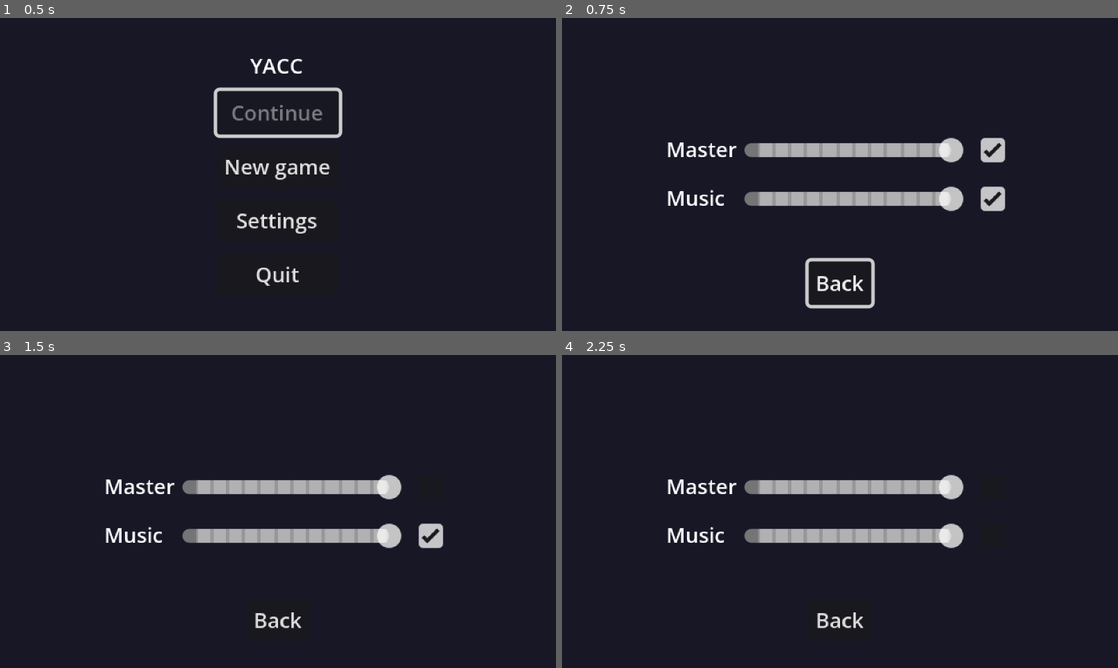
Above: before the commit, frames 1-4 (two rows, left to right).
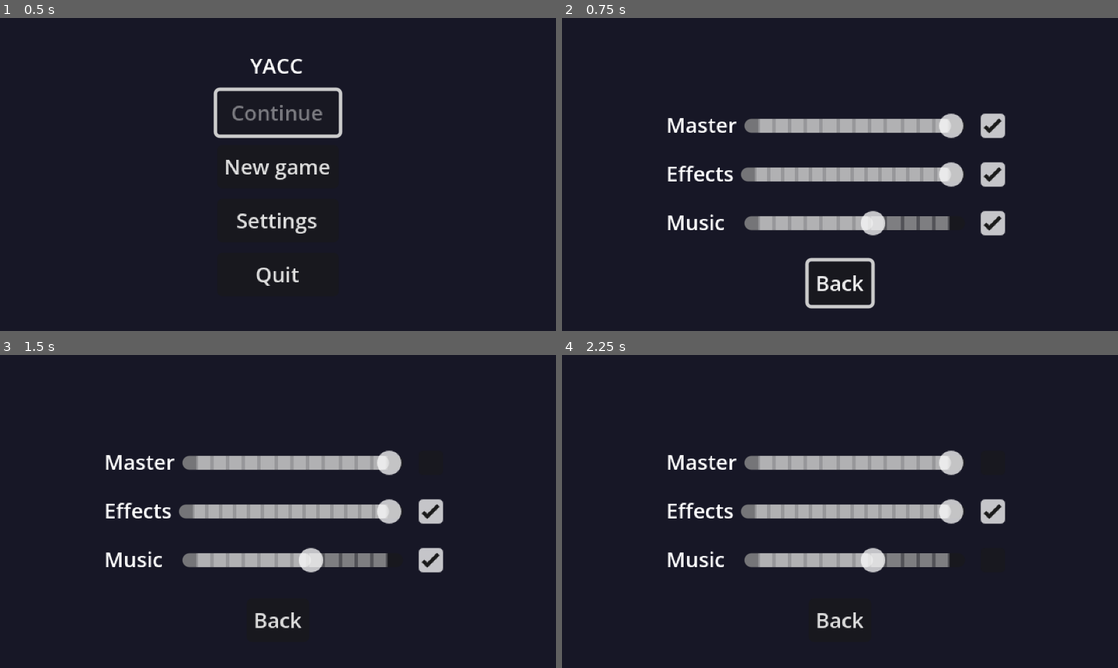
Above: after the commit, the same moments.

Repository: marquesch/yacc
Game: Godot game, scene res://main/main.tscn
Same seed, same stepped clock (60 frames per second), same inputs: the game is played once before the commit and once after it.
Inputs (mouse positions are in pixels of both pictures, inside the frame that each line leads up to; where the layout moved, square brackets give the same spot in the first picture):
- Up to frame 1 (0.5 s): no input
- Up to frame 2 (0.75 s): click "Settings" at 0.5 s
- Up to frame 3 (1.5 s): click (433, 461) [433, 486] at 1.25 s
- Up to frame 4 (2.25 s): click (995, 561) [995, 536] at 2 s

Frame 1 is identical in both runs. In frame 2, 12% of the frame differs, in the area x 19-80%, y 30-70%; in frame 3, 11%; in frame 4, 11%.

Commit message:
Feat/5 add sounds (#9)
* feat(sfx): adding sfx to common actions

* feat(sfx): fixed sounds and create settings menu for effects

* feat(sfx): improved sound effects settings

* feat(sfx): added death sfx

Diff:
--- a/default_bus_layout.tres
+++ b/default_bus_layout.tres
@@ -5,5 +5,11 @@
 bus/1/solo = false
 bus/1/mute = false
 bus/1/bypass_fx = false
-bus/1/volume_db = 0.0
+bus/1/volume_db = -4.964209
 bus/1/send = &"Master"
+bus/2/name = &"SFX"
+bus/2/solo = false
+bus/2/mute = false
+bus/2/bypass_fx = false
+bus/2/volume_db = -0.037172318
+bus/2/send = &"Master"
--- a/entities/player/player.gd
+++ b/entities/player/player.gd
@@ -42,6 +42,8 @@
 const COLOR_NO_DASH := Color(0.9, 0.9, 0.9)
 const COLOR_DASH_READY := Color(0.93, 0.27, 0.27)
 const COLOR_DASH_USED := Color(0.27, 0.55, 0.93)
+
+const RUN_FOOTSTEP_FRAMES := [1, 5]
 
 ## Falling below this y counts as death. Set by `enter_level()`.
 var fall_limit := 240.0
@@ -59,13 +61,24 @@
 
 @onready var _rect: ColorRect = $Body
 @onready var _camera: Camera2D = $Camera2D
+@onready var _sfx: Node = $PlayerSFX
+@onready var _sprite: AnimatedSprite2D = $AnimatedSprite2D
+
+
+func _ready() -> void:
+	_sprite.frame_changed.connect(_on_sprite_frame_changed)
+
+
+func _on_sprite_frame_changed() -> void:
+	if _sprite.animation == "run" and _sprite.frame in RUN_FOOTSTEP_FRAMES:
+		_sfx.footstep()
 
 
 func _physics_process(delta: float) -> void:
 	var direction_input := _read_input()
 	if direction_input.x != 0.0:
 		_facing = int(direction_input.x)
-	$AnimatedSprite2D.flip_h = _facing != 1
+	_sprite.flip_h = _facing != 1
 	var jump_just_pressed := Input.is_action_just_pressed("jump")
 	if jump_just_pressed:
 		_jump_buffer_timer = JUMP_BUFFER_TIME
@@ -76,18 +89,23 @@
 		_dash_step(delta)
 	elif _can_dash and Input.is_action_just_pressed("dash"):
 		_start_dash(direction_input)
+		_sfx.dash()
 	else:
 		_normal_step(delta, direction_input, jump_just_pressed)
 
 	_tick_timers(delta)
+	var was_on_floor := is_on_floor()
 	move_and_slide()
+	if is_on_floor() and not was_on_floor:
+		_sfx.land()
 	var animation := _resolve_animation()
-	$AnimatedSprite2D.play()
-	if animation != $AnimatedSprite2D.animation:
-		$AnimatedSprite2D.animation = animation
+	_sprite.play()
+	if animation != _sprite.animation:
+		_sprite.animation = animation
 
 	_update_color()
 	if global_position.y > fall_limit:
+		_sfx.death()
 		died.emit()
 
 
@@ -193,9 +211,11 @@
 
 func _try_jump(direction: float, jump_just_pressed: bool) -> void:
 	if _jump_buffer_timer > 0.0 and _coyote_timer > 0.0:
+		_sfx.jump()
 		_jump(direction)
 	elif jump_just_pressed and _has_air_jump:
 		# Needs a fresh press, so a jump buffered for landing can't use up the air jump.
+		_sfx.air_jump()
 		_jump(direction)
 		_has_air_jump = false
 
@@ -233,7 +253,7 @@
 	_dash_cooldown = DASH_COOLDOWN
 	_var_jump_timer = 0.0
 	velocity = _dash_direction * DASH_SPD
-	$AnimatedSprite2D.animation = "dash"
+	_sprite.animation = "dash"
 
 
 ## During a dash we ignore input and gravity: the velocity is fixed until the timer ends.
--- a/entities/player/player.tscn
+++ b/entities/player/player.tscn
@@ -18,6 +18,7 @@
 [ext_resource type="Texture2D" uid="uid://d2ich25xf30ay" path="res://assets/sprites/player/run/Run7.png" id="15_wqfne"]
 [ext_resource type="Texture2D" uid="uid://8kreo3s7t4kc" path="res://assets/sprites/player/run/Run8.png" id="16_wnwbv"]
 [ext_resource type="Texture2D" uid="uid://bkl5wu1ps425i" path="res://assets/sprites/player/wallslide/WallSlide1.png" id="17_gl8cc"]
+[ext_resource type="PackedScene" uid="uid://byskfcftxx6u1" path="res://entities/player/sfx/effects.tscn" id="19_we0b7"]
 
 [sub_resource type="RectangleShape2D" id="1"]
 size = Vector2(8, 11)
@@ -148,5 +149,6 @@
 [node name="AnimatedSprite2D" type="AnimatedSprite2D" parent="." unique_id=657291886]
 position = Vector2(0, -2)
 sprite_frames = SubResource("SpriteFrames_uo5s5")
-animation = &"idle"
-frame_progress = 0.40735087
+animation = &"run"
+
+[node name="PlayerSFX" parent="." unique_id=689651622 instance=ExtResource("19_we0b7")]
--- /dev/null
+++ b/entities/player/sfx/effects.gd
@@ -0,0 +1,32 @@
+extends Node
+
+@onready var _jump_sfx: AudioStreamPlayer = $JumpSFX
+@onready var _air_jump_sfx: AudioStreamPlayer = $AirJumpSFX
+@onready var _dash_sfx: AudioStreamPlayer = $DashSFX
+@onready var _land_sfx: AudioStreamPlayer = $LandSFX
+@onready var _footstep: AudioStreamPlayer = $FootstepSFX
+@onready var _death: AudioStreamPlayer = $DeathSFX
+
+
+func jump() -> void:
+	_jump_sfx.play()
+
+
+func air_jump() -> void:
+	_air_jump_sfx.play()
+
+
+func dash() -> void:
+	_dash_sfx.play()
+
+
+func land() -> void:
+	_land_sfx.play()
+
+
+func footstep() -> void:
+	_footstep.play()
+
+
+func death() -> void:
+	_death.play()
--- /dev/null
+++ b/entities/player/sfx/effects.tscn
@@ -0,0 +1,86 @@
+[gd_scene format=3 uid="uid://byskfcftxx6u1"]
+
+[ext_resource type="Script" uid="uid://nhy0pvmhqwbw" path="res://entities/player/sfx/effects.gd" id="1_0xepk"]
+[ext_resource type="AudioStream" uid="uid://lutfhfme5cga" path="res://assets/sfx/player/dash_01.wav" id="2_t6o05"]
+[ext_resource type="AudioStream" uid="uid://3jwgrjamgwpx" path="res://assets/sfx/player/jump.wav" id="3_g8uj8"]
+[ext_resource type="Script" uid="uid://bp1m1vkvm3ikh" path="res://entities/player/sfx/player_sfx.gd" id="3_t6o05"]
+[ext_resource type="AudioStream" uid="uid://c0420lbbfl7yw" path="res://assets/sfx/player/air_jump.wav" id="4_mcmlt"]
+[ext_resource type="AudioStream" uid="uid://bomd8jmjlh7xt" path="res://assets/sfx/player/land.wav" id="5_h4x4k"]
+[ext_resource type="AudioStream" uid="uid://fsmwakfypn6a" path="res://assets/sfx/player/footstep.wav" id="6_sgcfr"]
+[ext_resource type="AudioStream" uid="uid://b33mwemhl7bn5" path="res://assets/sfx/player/death.wav" id="8_g8uj8"]
+
+[sub_resource type="AudioStreamRandomizer" id="AudioStreamRandomizer_efkbf"]
+random_pitch = 1.4983071
+random_volume_offset_db = 2.0
+streams_count = 1
+stream_0/stream = ExtResource("2_t6o05")
+
+[sub_resource type="AudioStreamRandomizer" id="AudioStreamRandomizer_afg2n"]
+random_pitch = 1.4983071
+random_volume_offset_db = 2.0
+streams_count = 1
+stream_0/stream = ExtResource("3_g8uj8")
+
+[sub_resource type="AudioStreamRandomizer" id="AudioStreamRandomizer_iqt5v"]
+random_pitch = 1.4983071
+random_volume_offset_db = 2.0
+streams_count = 1
+stream_0/stream = ExtResource("4_mcmlt")
+
+[sub_resource type="AudioStreamRandomizer" id="AudioStreamRandomizer_uqrtp"]
+random_pitch = 1.4983071
+random_volume_offset_db = 2.0
+streams_count = 1
+stream_0/stream = ExtResource("5_h4x4k")
+
+[sub_resource type="AudioStreamRandomizer" id="AudioStreamRandomizer_2cwgi"]
+random_pitch = 1.4983071
+random_volume_offset_db = 2.0
+streams_count = 1
+stream_0/stream = ExtResource("6_sgcfr")
+
+[sub_resource type="AudioStreamRandomizer" id="AudioStreamRandomizer_uo5s5"]
+streams_count = 1
+stream_0/stream = ExtResource("8_g8uj8")
+
+[node name="PlayerSoundEffects" type="Node" unique_id=1045732730]
+script = ExtResource("1_0xepk")
+
+[node name="DashSFX" type="AudioStreamPlayer" parent="." unique_id=154174900]
+stream = SubResource("AudioStreamRandomizer_efkbf")
+max_polyphony = 2
+bus = &"SFX"
+script = ExtResource("3_t6o05")
+metadata/_custom_type_script = "uid://bp1m1vkvm3ikh"
+
+[node name="JumpSFX" type="AudioStreamPlayer" parent="." unique_id=2146183016]
+stream = SubResource("AudioStreamRandomizer_afg2n")
+max_polyphony = 2
+bus = &"SFX"
+script = ExtResource("3_t6o05")
+metadata/_custom_type_script = "uid://bp1m1vkvm3ikh"
+
+[node name="AirJumpSFX" type="AudioStreamPlayer" parent="." unique_id=1497577083]
+stream = SubResource("AudioStreamRandomizer_iqt5v")
+max_polyphony = 2
+bus = &"SFX"
+script = ExtResource("3_t6o05")
+metadata/_custom_type_script = "uid://bp1m1vkvm3ikh"
+
+[node name="LandSFX" type="AudioStreamPlayer" parent="." unique_id=103519306]
+stream = SubResource("AudioStreamRandomizer_uqrtp")
+bus = &"SFX"
+script = ExtResource("3_t6o05")
+metadata/_custom_type_script = "uid://bp1m1vkvm3ikh"
+
+[node name="FootstepSFX" type="AudioStreamPlayer" parent="." unique_id=1037438276]
+stream = SubResource("AudioStreamRandomizer_2cwgi")
+bus = &"SFX"
+script = ExtResource("3_t6o05")
+metadata/_custom_type_script = "uid://bp1m1vkvm3ikh"
+
+[node name="DeathSFX" type="AudioStreamPlayer" parent="." unique_id=1247394656]
+stream = SubResource("AudioStreamRandomizer_uo5s5")
+script = ExtResource("3_t6o05")
+base_volume_db = 0.0
+metadata/_custom_type_script = "uid://bp1m1vkvm3ikh"
--- /dev/null
+++ b/entities/player/sfx/player_sfx.gd
@@ -0,0 +1,19 @@
+class_name PlayerSFX
+extends AudioStreamPlayer
+
+@export_group("Volume")
+@export var base_volume_db: float = -20.0
+@export var random_volume_offset_db: float = 2.0
+
+@export_group("Pitch")
+@export var random_pitch_semitones: float = 6.0
+
+
+func _ready() -> void:
+	volume_db = base_volume_db
+	bus = "SFX"
+
+	if stream is AudioStreamRandomizer:
+		var randomizer := stream as AudioStreamRandomizer
+		randomizer.random_volume_offset_db = random_volume_offset_db
+		randomizer.random_pitch_semitones = random_pitch_semitones
--- a/ui/settings/settings_menu.gd
+++ b/ui/settings/settings_menu.gd
@@ -3,43 +3,36 @@
 
 signal back_button_pressed
 
-@onready var _master_slider: HSlider = %MasterBusSlider
-@onready var _master_enable_check_box: CheckBox = %MasterBusActiveBox
-@onready var _master_bus_idx: int = AudioServer.get_bus_index("Master")
-@onready var _music_slider: HSlider = %MusicBusSlider
-@onready var _music_enable_check_box: CheckBox = %MusicBusActiveBox
-@onready var _music_bus_idx: int = AudioServer.get_bus_index("Music")
+const AUDIO_BUS_NAMES: Array[String] = ["Master", "SFX", "Music"]
+
 @onready var _back_button: Button = $BackButton
 
 
 func _ready() -> void:
-	_master_slider.value = AudioServer.get_bus_volume_linear(_master_bus_idx)
-	_master_slider.value_changed.connect(_on_master_slider_value_changed)
-	_master_enable_check_box.button_pressed = not AudioServer.is_bus_mute(_master_bus_idx)
-	_master_enable_check_box.toggled.connect(_on_master_enable_check_box_pressed)
-	_music_slider.value = AudioServer.get_bus_volume_linear(_music_bus_idx)
-	_music_slider.value_changed.connect(_on_music_slider_value_changed)
-	_music_enable_check_box.button_pressed = not AudioServer.is_bus_mute(_music_bus_idx)
-	_music_enable_check_box.toggled.connect(_on_music_enable_check_box_pressed)
+	var idx: int
+	var slider: HSlider
+	var check_box: CheckBox
+	for bus in AUDIO_BUS_NAMES:
+		idx = AudioServer.get_bus_index(bus)
+		print("%%%sBusSlider" % bus)
+		slider = get_node("%%%sBusSlider" % bus)
+		check_box = get_node("%%%sBusActiveBox" % bus)
+		slider.value = AudioServer.get_bus_volume_linear(idx)
+		slider.value_changed.connect(_on_slider_value_changed.bind(idx))
+		check_box.button_pressed = not AudioServer.is_bus_mute(idx)
+		check_box.toggled.connect(_on_enable_check_box_pressed.bind(idx))
+
 	_back_button.pressed.connect(back_button_pressed.emit)
 
 
-func _on_master_slider_value_changed(value: float) -> void:
-	AudioServer.set_bus_volume_linear(_master_bus_idx, value)
+func _on_slider_value_changed(value: float, bus_idx: int) -> void:
+	AudioServer.set_bus_volume_linear(bus_idx, value)
 
 
-func _on_master_enable_check_box_pressed(on: bool) -> void:
-	AudioServer.set_bus_mute(_master_bus_idx, not on)
+func _on_enable_check_box_pressed(on: bool, bus_idx: int) -> void:
+	AudioServer.set_bus_mute(bus_idx, not on)
 
 
-func _on_music_slider_value_changed(value: float) -> void:
-	AudioServer.set_bus_volume_linear(_music_bus_idx, value)
-
-
-func _on_music_enable_check_box_pressed(on: bool) -> void:
-	AudioServer.set_bus_mute(_music_bus_idx, not on)
-
-
-func show_with_focus():
+func show_with_focus() -> void:
 	_back_button.grab_focus()
 	show()
--- a/ui/settings/settings_menu.tscn
+++ b/ui/settings/settings_menu.tscn
@@ -47,6 +47,28 @@
 unique_name_in_owner = true
 layout_mode = 2
 
+[node name="SFXBusRow" type="HBoxContainer" parent="CenterContainer/VBox" unique_id=554657750]
+layout_mode = 2
+alignment = 1
+
+[node name="SFXBusLabel" type="Label" parent="CenterContainer/VBox/SFXBusRow" unique_id=543925642]
+layout_mode = 2
+text = "Effects"
+
+[node name="SFXBusSlider" type="HSlider" parent="CenterContainer/VBox/SFXBusRow" unique_id=971046047]
+unique_name_in_owner = true
+layout_mode = 2
+size_flags_horizontal = 3
+size_flags_vertical = 4
+max_value = 1.0
+step = 0.1
+tick_count = 100
+ticks_position = 3
+
+[node name="SFXBusActiveBox" type="CheckBox" parent="CenterContainer/VBox/SFXBusRow" unique_id=712338637]
+unique_name_in_owner = true
+layout_mode = 2
+
 [node name="MusicBusRow" type="HBoxContainer" parent="CenterContainer/VBox" unique_id=146263354]
 layout_mode = 2
 alignment = 1
Not shown, added: assets/sfx/player/air_jump.wav.import
Not shown, added: assets/sfx/player/dash_01.wav.import
Not shown, added: assets/sfx/player/death.wav.import
Not shown, added: assets/sfx/player/footstep.wav.import
Not shown, added: assets/sfx/player/jump.wav.import
Not shown, added: assets/sfx/player/land.wav.import
Not shown, added: entities/player/sfx/effects.gd.uid
Not shown, added: entities/player/sfx/player_sfx.gd.uid
Not shown, added: assets/sfx/player/air_jump.wav
Not shown, added: assets/sfx/player/dash_01.wav
Not shown, added: assets/sfx/player/death.wav
Not shown, added: assets/sfx/player/footstep.wav
(and 2 more such lines)
